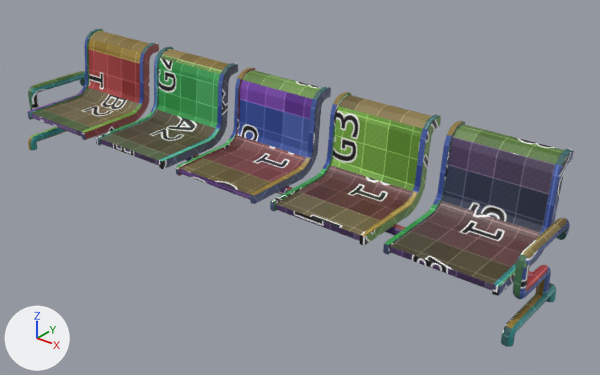
Two versions of the Blender file Models/Chairs/MetalChair_LP.blend, one commit apart.
One viewpoint serves both versions: a 50 mm camera at (20.9, -23.4, 15.3) aimed at (1.9, 0.4, 0.6). Arrows for +X, +Y and +Z are at lower left; the lights stay in place. The same objects are shown in both versions, whatever each file hides.

Script lines for the objects in view, before the commit:
```python
me_cylinder_009 = bpy.data.meshes.new('Cylinder.009')
me_cylinder_009.from_pydata(...)  # 3253 vertices, 2802 faces; spans x -12.7..12.7, y -2.7..2.1, z -2.7..2.5
me_cylinder_009.materials.append(mat_metal_chair_material)  # picture img_metal_chairtexture
ob_cylinder_007 = bpy.data.objects.new('Cylinder.007', me_cylinder_009)
ob_cylinder_007.location = (0.0, 0.0, 2.0)
```
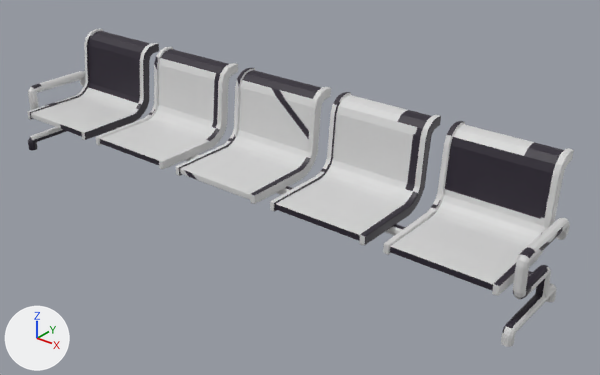
What changed in the scene script:
```text
Add img_metalchair_texture_png:
    img_metalchair_texture_png = load_image('MetalChair_Texture.png', '_unpacked/MetalChair_Texture.png', 1024, 1024, 'sRGB')
Add mat_metalchair_material:
    mat_metalchair_material = principled_material('MetalChair_Material')
    mat_metalchair_material.texture = img_metalchair_texture_png  # with its transparency
Change me_cylinder_009:
    where me_cylinder_009.from_pydata(...)  # 3253 vertices, 2802 faces; spans x -12.7..12.7, y -2.7..2.1, z -2.7..2.5
    remove me_cylinder_009.materials.append(mat_metal_chair_material)  # picture img_metal_chairtexture
    add me_cylinder_009.materials.append(mat_metalchair_material)  # picture img_metalchair_texture_png
```

Changed parts and their boxes [x1, y1, x2, y2] in the pictures (600 x 375 px):
'Cylinder.007', recoloured: [27, 29, 574, 347] in both
